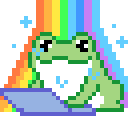
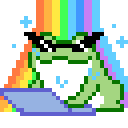
Revision of a layered 128 × 128 image; what changed, layer by layer:
added layer "Layer 41" in group "Group 2" over (x1=40, y1=40, x2=88, y2=52)
added layer "Layer 40" in group "Group 2" over (x1=24, y1=32, x2=104, y2=52)
painted on "Layer 39" over (x1=24, y1=32, x2=124, y2=112)
